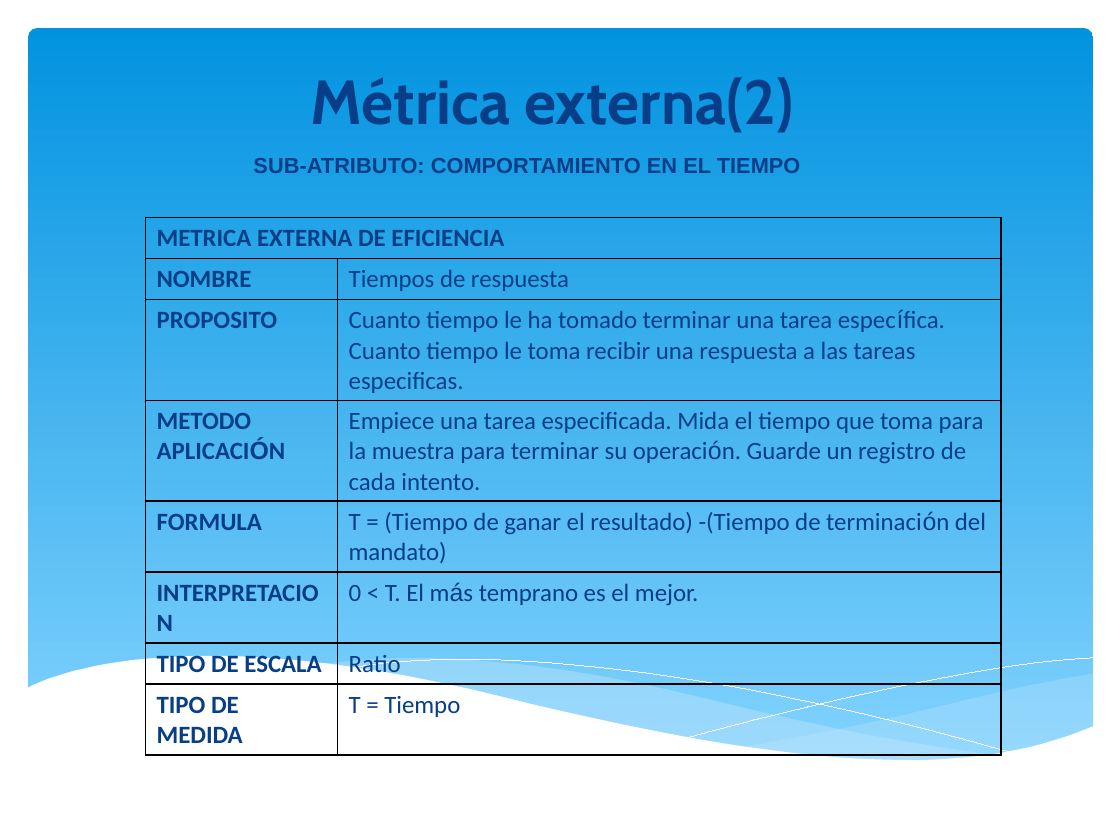
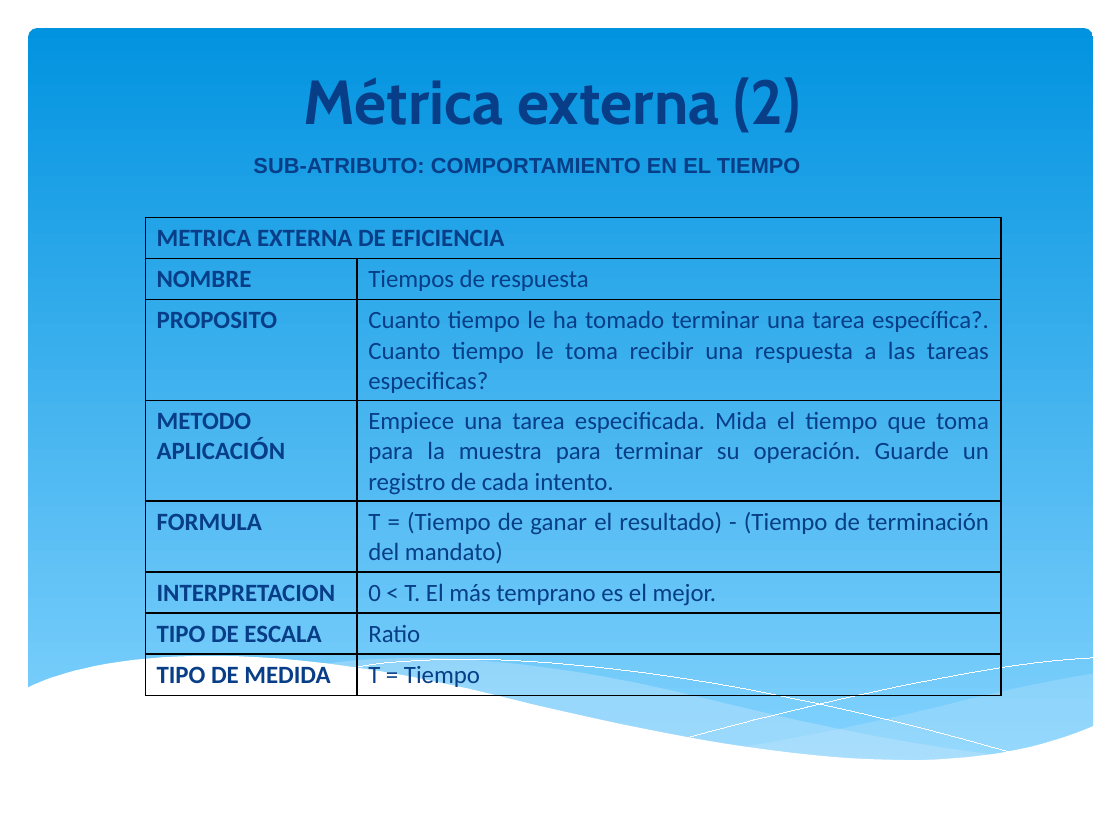
Before and after one commit to orlysemperfi/tp3-contratos-clientes, a slide deck: slide 11 of ITERACION 5/SUB ITERACION 4/PPT TP3 PRES04.pptx. Drawn at 1120x840 pixels with LibreOffice and Linux fonts; fonts in the diff are those of the drawing. Boxes give left, top, right and bottom in pixels: in the first picture for what was removed or moved away, otherwise in the second. Text is boxed around its words. In the diff, an @@ line names an element or a change of style, - is before the commit and + after.

```diff
--- a/ITERACION 5/SUB ITERACION 4/PPT TP3 PRES04.pptx
+++ b/ITERACION 5/SUB ITERACION 4/PPT TP3 PRES04.pptx
@@ title at (304,77,800,133): spaces changed @@
-Métrica externa(2)
+Métrica externa (2)
@@ table at (146,217,1001,696) @@
-row 3, column 2: Cuanto tiempo le ha tomado terminar una tarea específica. Cuanto tiempo le toma recibir una respuesta a las tareas especificas.
+row 3, column 2: Cuanto tiempo le ha tomado terminar una tarea específica?. Cuanto tiempo le toma recibir una respuesta a las tareas especificas?
-row 5, column 2: T = (Tiempo de ganar el resultado) -(Tiempo de terminación del mandato)
+row 5, column 2: T = (Tiempo de ganar el resultado) - (Tiempo de terminación del mandato)
@@ font Arial to Calibri in "operación.", "más" @@
@@ alignment left to justified @@
```
Also in this commit, not shown: 11 other slides changed, 1 slide added, 1 slide removed.
